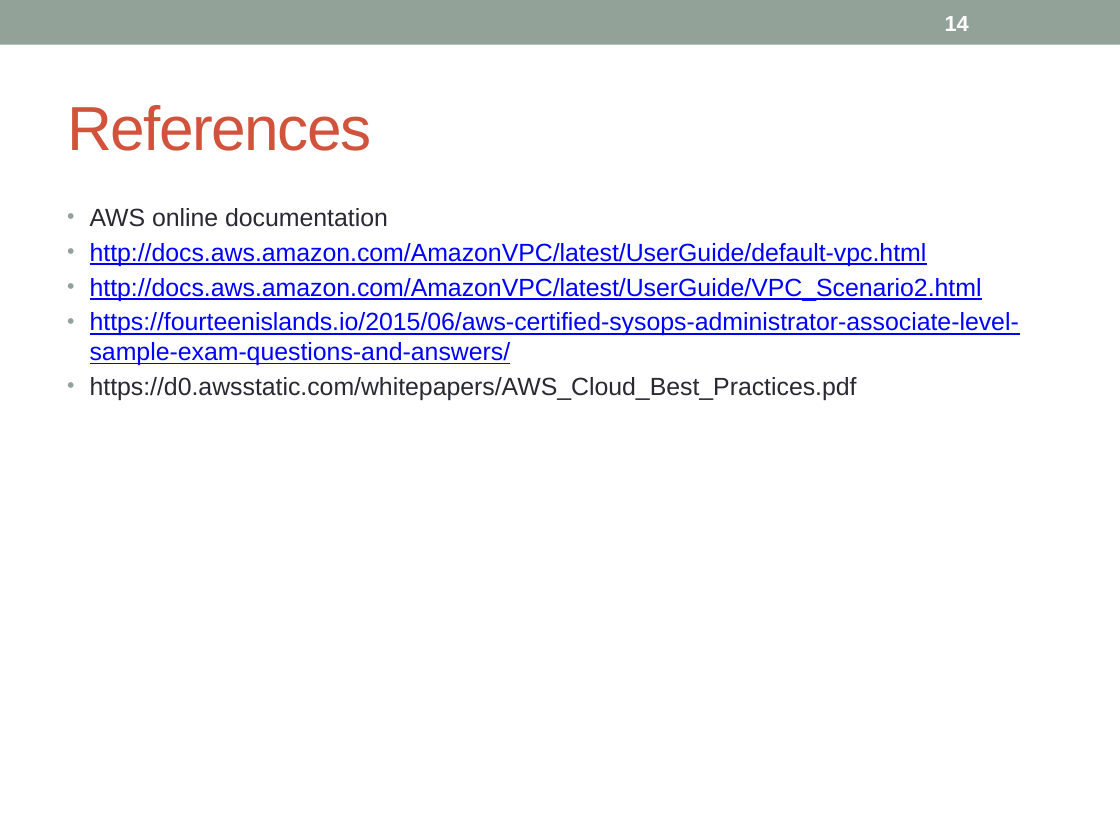
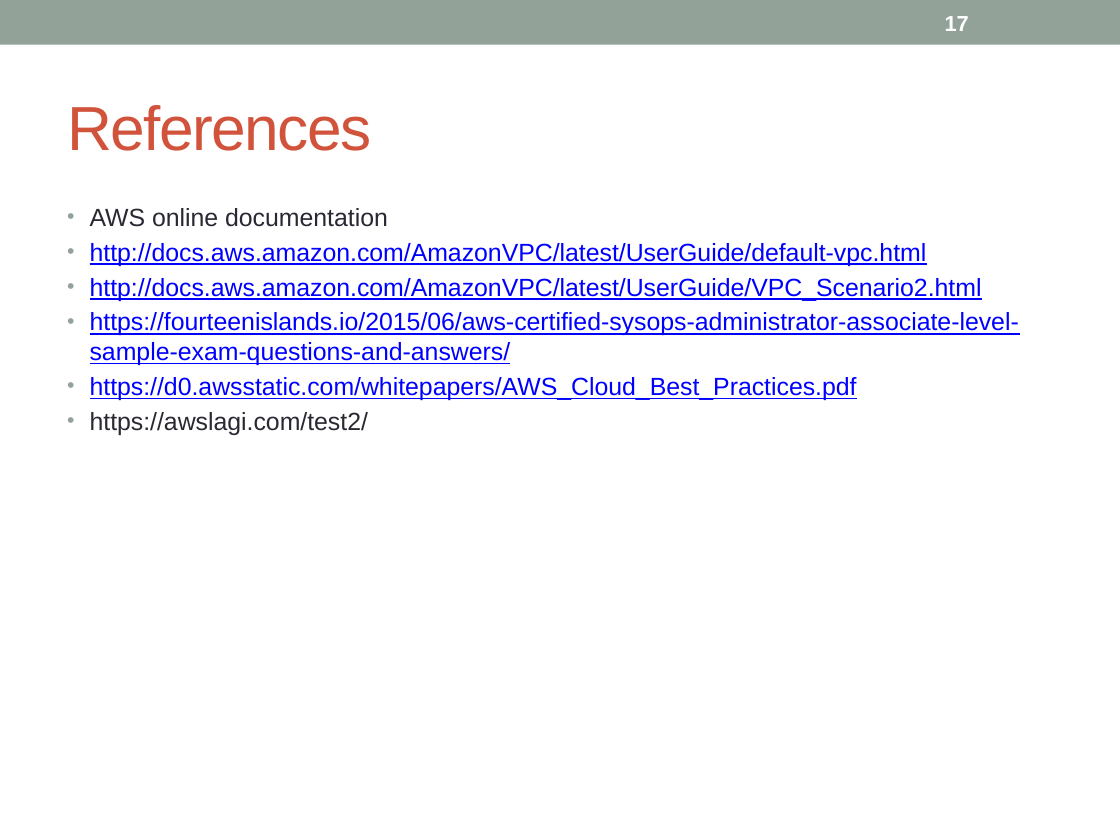
Before and after one commit to notionquest/ProjectDocumentation, a slide deck: slide 17 of AWS_Sysops.pptx (slide 14 before the commit). Drawn at 1120x840 pixels with LibreOffice and Linux fonts; fonts in the diff are those of the drawing. Boxes give left, top, right and bottom in pixels: in the first picture for what was removed or moved away, otherwise in the second. Text is boxed around its words. In the diff, an @@ line names an element or a change of style, - is before the commit and + after.

Commit message:
elb

```diff
--- a/AWS_Sysops.pptx
+++ b/AWS_Sysops.pptx
@@ page number at bbox=[945, 16, 969, 31]: text changed @@
-14
+17
@@ text at bbox=[90, 377, 857, 400]: text colour #292934 to #0000FF, underline on in "https://d0.awsstatic.com/whitepapers/AWS_Cloud_Best_Practice ..." @@
@@ text at bbox=[90, 412, 368, 435]: paragraph added @@
+• https://awslagi.com/test2/
```
Also in this commit, not shown: 3 slides added.
